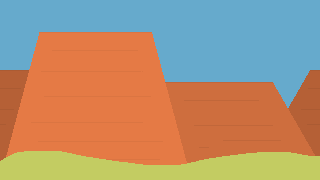
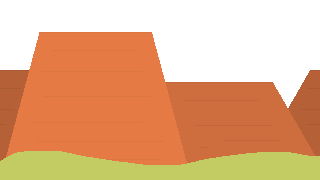
Layered file, before and after one edit (320px x 180px). Changes by layer:
hid "Background" over (0, 0, 320, 108)
